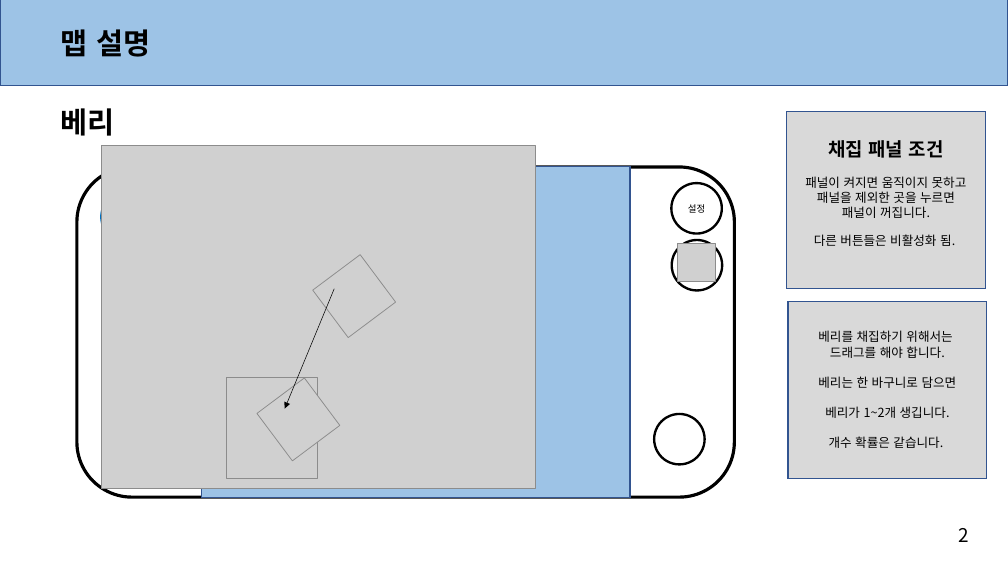
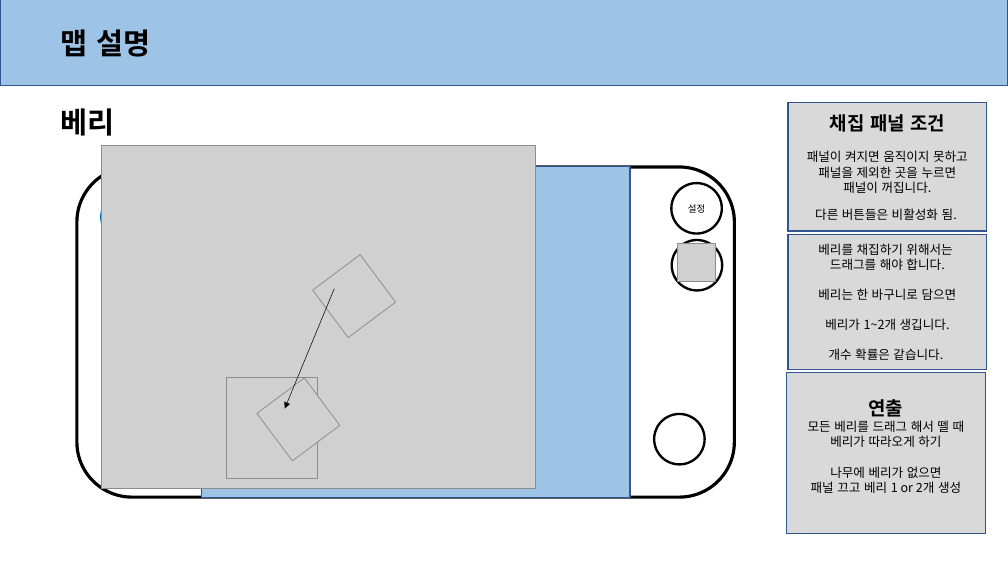
Before and after one commit to anglik0370/EscapeIsland, a slide deck: slide 4 of Document/시스템/채집 시스템.pptx. Drawn at 1008x567 pixels with LibreOffice and Linux fonts; fonts in the diff are those of the drawing; grey boxes stand for pictures. Boxes give left, top, right and bottom in pixels: in the first picture for what was removed or moved away, otherwise in the second. Text is boxed around its words. In the diff, an @@ line names an element or a change of style, - is before the commit and + after.

```diff
--- a/Document/시스템/채집 시스템.pptx
+++ b/Document/시스템/채집 시스템.pptx
@@ rectangle "채집 패널 조건": place and size @@
-rectangle "채집 패널 조건" at [786, 112, 985, 289]
+rectangle "채집 패널 조건" at [788, 103, 987, 231]
@@ rectangle "베리를 채집하기 위해서는": place and size @@
-rectangle "베리를 채집하기 위해서는" at [788, 302, 987, 479]
+rectangle "베리를 채집하기 위해서는" at [788, 235, 987, 370]
@@ rectangle added at [786, 373, 985, 534], fill #D9D9D9, outline #325491 1 pt, 12 pt, text #000000 @@
+연출
+모든 베리를 드래그 해서 뗄 때
+베리가 따라오게 하기
+나무에 베리가 없으면
+패널 끄고 베리 1 or 2개 생성
@@ text removed at [959, 528, 969, 542] @@
-2
```
Also in this commit, not shown: 6 other slides changed, 2 other files.
